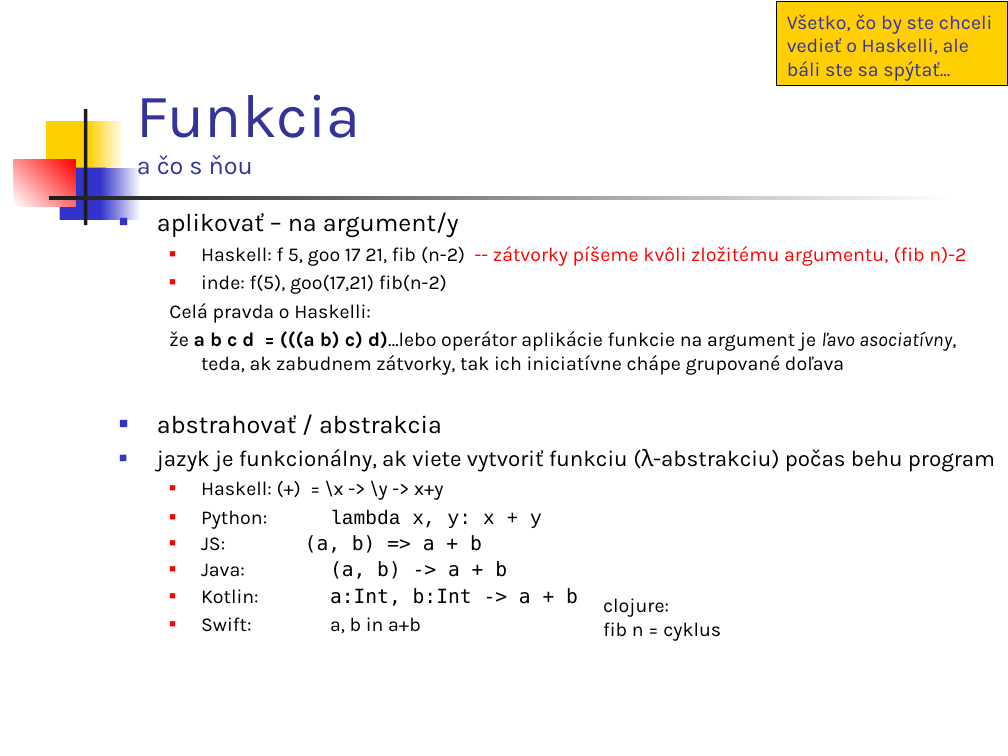
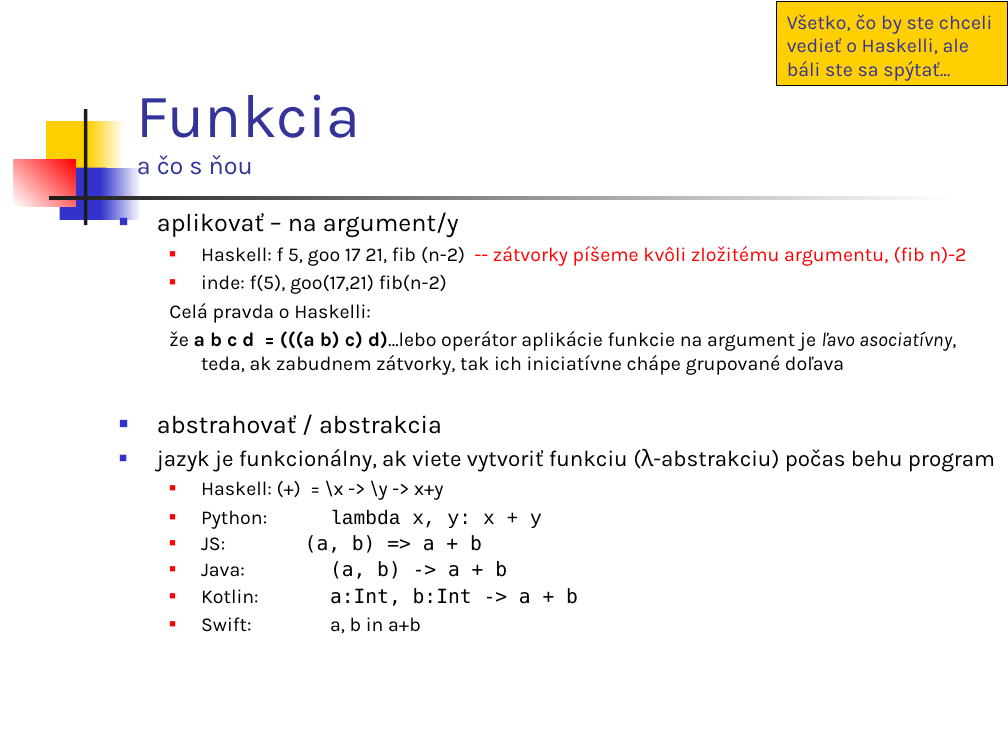
Before and after one commit to Funkcionalne/Prednasky, a slide deck: slide 2 of 02/02_fpro.ppt. Drawn at 1008x756 pixels with LibreOffice and Linux fonts; fonts in the diff are those of the drawing. Boxes give left, top, right and bottom in pixels: in the first picture for what was removed or moved away, otherwise in the second. Text is boxed around its words. In the diff, an @@ line names an element or a change of style, - is before the commit and + after.

```diff
--- a/02/02_fpro.ppt
+++ b/02/02_fpro.ppt
@@ text removed at box(603, 598, 721, 641) @@
-  clojure:
-  fib n = cyklus
```
Also in this commit, not shown: 2 other slides changed, 2 slides added, 11 other files.
